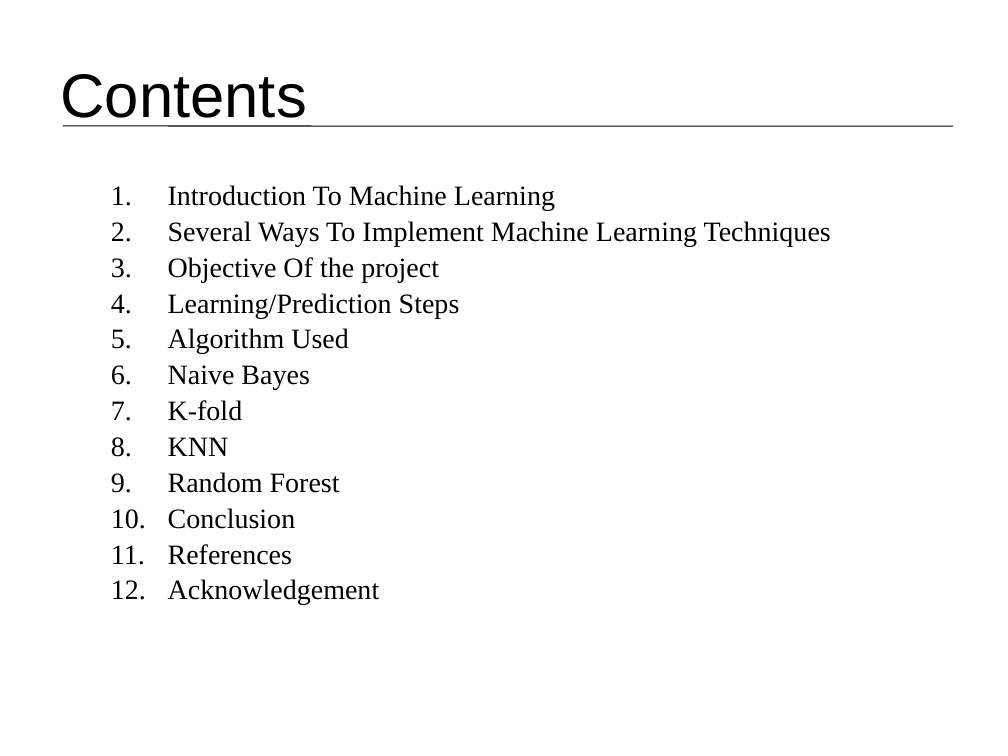
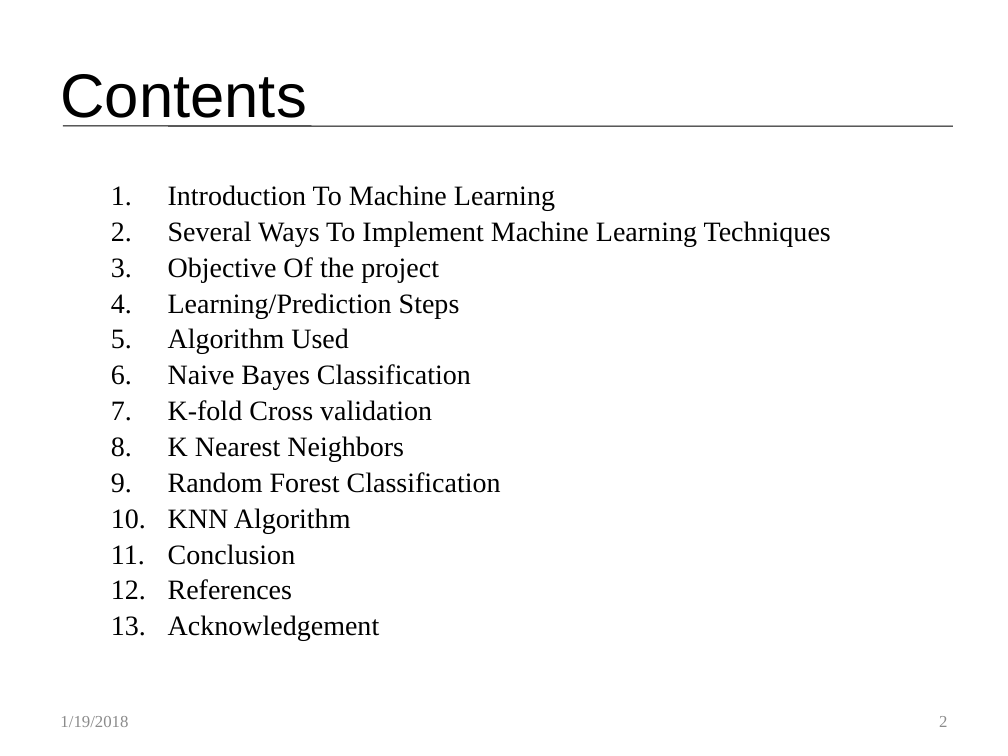
Before and after one commit to Customer-Churn-Prediction/Project-Machine-Learning, a slide deck: slide 2 of Customer Churn Prediction In Telecom Industry.pptx. Drawn at 1008x756 pixels with LibreOffice and Linux fonts; fonts in the diff are those of the drawing. Boxes give left, top, right and bottom in pixels: in the first picture for what was removed or moved away, otherwise in the second. Text is boxed around its words. In the diff, an @@ line names an element or a change of style, - is before the commit and + after.

```diff
--- a/Customer Churn Prediction In Telecom Industry.pptx
+++ b/Customer Churn Prediction In Telecom Industry.pptx
@@ text at box(168, 364, 501, 533): text changed @@
-  6. Naive Bayes
-  7. K-fold
-  8. KNN
-  9. Random Forest
+  6. Naive Bayes Classification
+  7. K-fold Cross validation
+  8. K Nearest Neighbors
+  9. Random Forest Classification
+  10. KNN Algorithm
@@ text added at box(60, 716, 128, 727), 12 pt, text #8C8C8C @@
+1/19/2018
@@ page number added at box(939, 716, 947, 727), 12 pt, text #8C8C8C @@
+2
```
Also in this commit, not shown: 15 other slides changed, 1 slide added, 1 slide removed.
